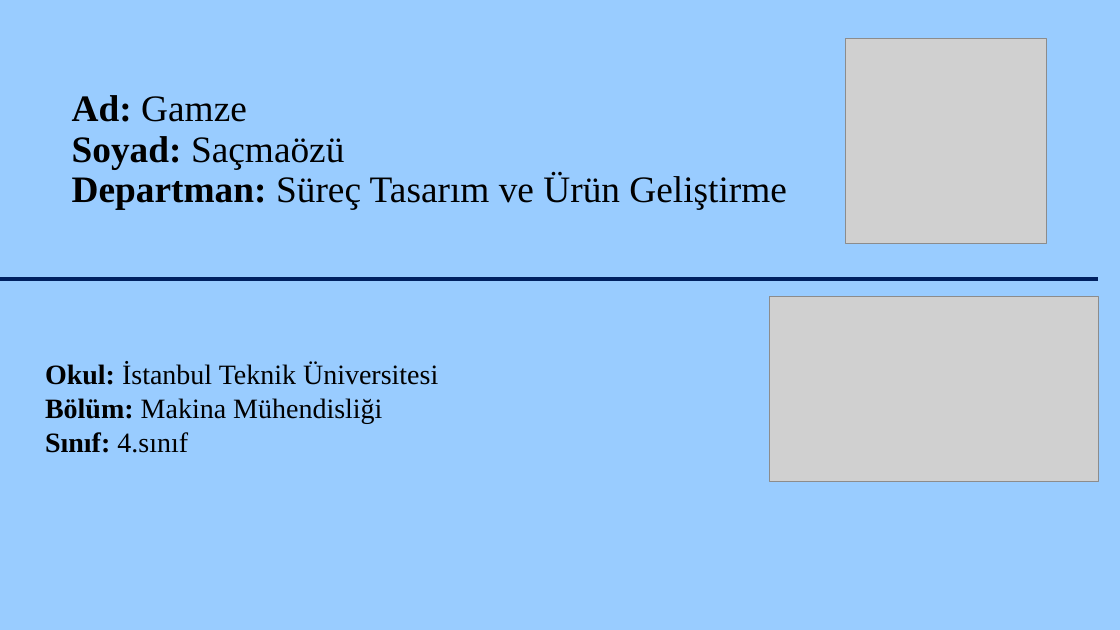
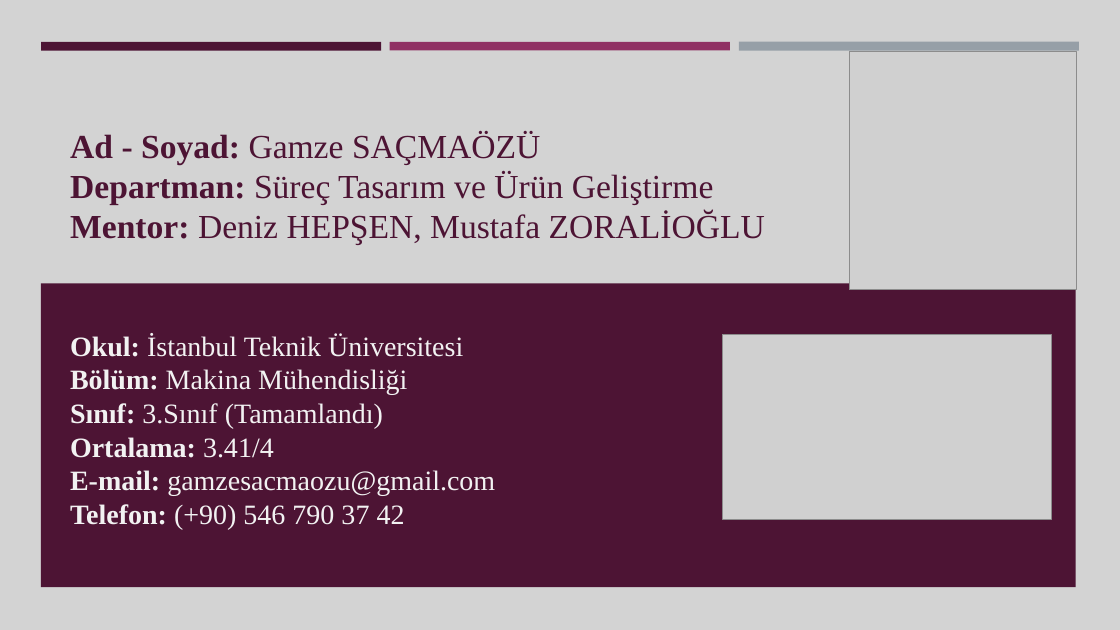
Before and after one commit to Gamze1304/black, a slide deck: slide 1 of Gamze Saçmaözü aselsan sunum.pptx. Drawn at 1120x630 pixels with LibreOffice and Linux fonts; fonts in the diff are those of the drawing; grey boxes stand for pictures. Boxes give left, top, right and bottom in pixels: in the first picture for what was removed or moved away, otherwise in the second. Text is boxed around its words. In the diff, an @@ line names an element or a change of style, - is before the commit and + after.

```diff
--- a/Gamze Saçmaözü aselsan sunum.pptx
+++ b/Gamze Saçmaözü aselsan sunum.pptx
@@ background #99CCFF to #D3D3D3 @@
@@ rectangle added at (x1=41, y1=42, x2=381, y2=50), fill #4D1434 @@
@@ rectangle added at (x1=390, y1=42, x2=730, y2=50), fill #903163 @@
@@ rectangle added at (x1=739, y1=42, x2=1079, y2=51), fill #969FA7 @@
@@ picture resized from (x1=845, y1=39, x2=1046, y2=244) to (x1=849, y1=51, x2=1077, y2=290) @@
@@ title at (x1=70, y1=131, x2=765, y2=245): text changed; size 32 to 28.8 pt; text colour #000000 to #4D1434 @@
-Ad: Gamze
-Soyad: Saçmaözü
-Departman: Süreç Tasarım ve Ürün Geliştirme
+Ad - Soyad: Gamze SAÇMAÖZÜ
+Departman: Süreç Tasarım ve Ürün Geliştirme
+Mentor: Deniz HEPŞEN, Mustafa ZORALİOĞLU
@@ line removed from (0, 279) to (1099, 279) @@
@@ rectangle added at (x1=41, y1=283, x2=1076, y2=586), fill #4D1434 @@
@@ text at (x1=70, y1=334, x2=495, y2=529): text changed; text colour #000000 to #F2F2F2 @@
-Okul: İstanbul Teknik Üniversitesi
-Bölüm: Makina Mühendisliği
-Sınıf: 4.sınıf
+Okul: İstanbul Teknik Üniversitesi
+Bölüm: Makina Mühendisliği
+Sınıf: 3.Sınıf (Tamamlandı)
+Ortalama: 3.41/4
+E-mail: gamzesacmaozu@gmail.com
+Telefon: (+90) 546 790 37 42
@@ picture moved from (x1=770, y1=297, x2=1099, y2=481) to (x1=723, y1=334, x2=1052, y2=519) @@
```
Also in this commit, not shown: 6 other slides changed, 17 slides added, 1 slide removed.
